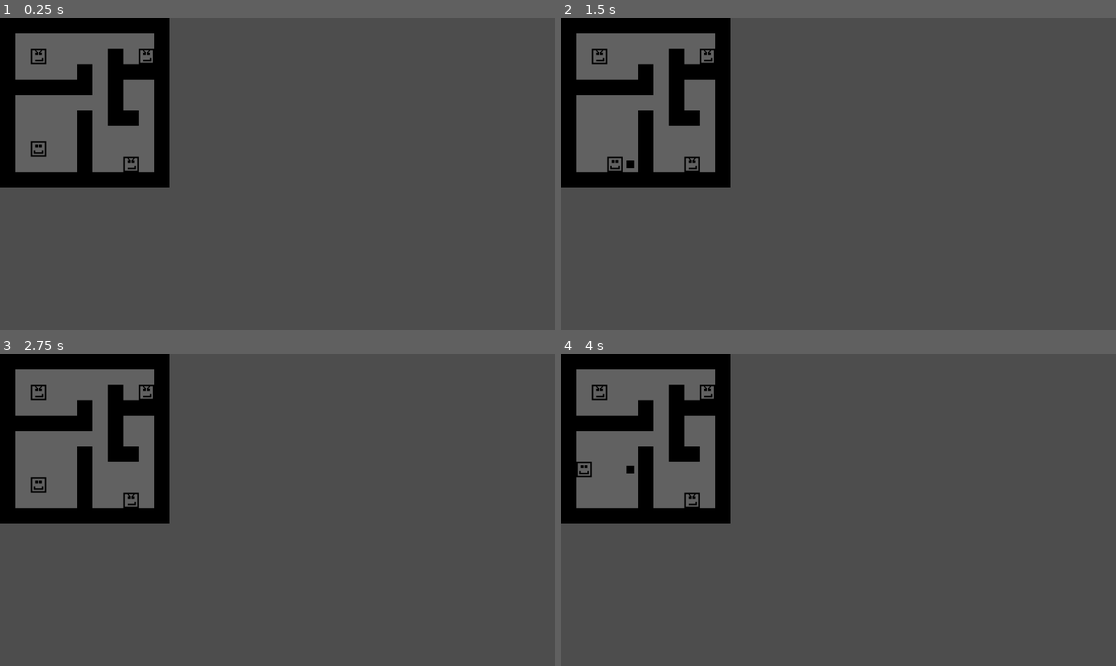
Above: before the commit, frames 1-4 (two rows, left to right).
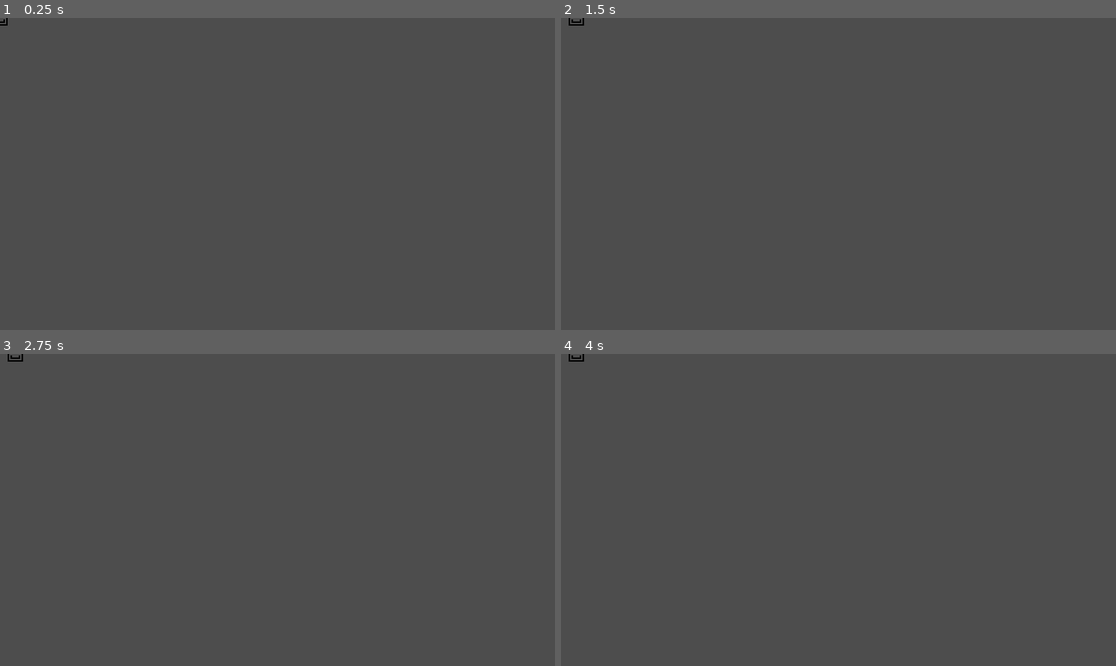
Above: after the commit, the same moments.

Repository: AT0M1X/TheHorseheadPact
Game: Godot game, scene res://scenes/main/Main.tscn
Same seed, same stepped clock (60 frames per second), same inputs: the game is played once before the commit and once after it.
Inputs:
- Up to frame 1 (0.25 s): no input
- Up to frame 2 (1.5 s): tap Enter at 0.5 s; hold D (move_right) 0.53-1.28 s; hold Space (shoot) 0.53-1.28 s; hold S (move_down) from 1.28 s (still down); tap Space (shoot) at 1.35 s
- Up to frame 3 (2.75 s): tap Enter at 2 s; release S (move_down) at 2.03 s; hold D (move_right) from 2.03 s (still down); hold Space (shoot) from 2.03 s (still down)
- Up to frame 4 (4 s): release D (move_right) at 2.78 s; release Space (shoot) at 2.78 s; hold W (move_up) 2.78-3.53 s; tap Space (shoot) at 2.85 s; tap Enter at 3.5 s; hold A (move_left) from 3.53 s (still down); hold Space (shoot) from 3.53 s (still down)

The runs differ from the first frame. In frame 1, 8.2% of the frame differs, in the area x 0-31%, y 0-55%; in frame 2, 8.2%; in frame 3, 8.2%; in frame 4, 8.2%.
Error after the commit: Parse Error: Identifier "deal_turn_modifier" not declared in the current scope. (res://autoload/TurnManager.gd:80)

Commit message:
new deal manager

Diff:
--- /dev/null
+++ b/autoload/DealManager.gd
@@ -0,0 +1,53 @@
+extends Node
+
+var dealList = ["All shoot", "move down", "move up"]
+var dealToPick = 0
+var deal_turn_modifier = 5
+var dealAccepted = false
+var currentDeal
+
+var nextForcedTurn
+
+signal dealEventHappened
+signal forcedTurnHappened
+signal dealEventAccepted
+signal dealEventDeclined
+signal deal
+
+func _ready():
+	TurnManager.dealTurnHappened.connect(pick_deal)
+
+func pick_deal ():
+	currentDeal = dealList[dealToPick]
+	dealToPick =+ 1
+	reset_deals()
+
+func reset_deals ():
+	if(dealToPick == dealList.length):
+		dealToPick = 0
+
+func do_deal_event_turn(turn_number):
+	if (!dealAccepted && (turn_number % deal_turn_modifier + randi_range(-2,2) == 0)):
+		dealEventHappened.emit()
+		pick_deal()
+		return true
+	else:
+		false
+
+func do_forced_turn(turn_number):
+	if (turn_number == nextForcedTurn):
+		deal.emit(currentDeal)
+		forcedTurnHappened.emit()
+		dealAccepted = false
+		return true
+	else:
+		return false
+
+func deal_accepted():
+	dealAccepted = true
+	nextForcedTurn = TurnManager.current_turn + randi_range(2,5)
+	dealEventAccepted.emit()
+
+func deal_declined():
+	dealAccepted = false
+	dealEventDeclined.emit()
--- a/autoload/TurnManager.gd
+++ b/autoload/TurnManager.gd
@@ -5,13 +5,9 @@
 var bullets := []
 var state := "player" # "player" or "enemies"
 var game_over := false
-var current_turn = 0
-var deal_turn_modifier = 5
+var current_turn = 5
 
-var unused_deal_list := []
-var used_deal_list := []
-
-signal deal_turn_happened
+signal dealTurnHappened
 
 func reset():
 	enemies.clear()
@@ -30,6 +26,13 @@
 func on_player_end_turn():
 	if game_over:
 		return
+
+	if(state == "player"):
+		state = "enemies"
+
+		next_turn()
+		process_bullets()
+		process_enemies()
 
 	# Let player update before next entity turn
 	await get_tree().physics_frame
@@ -69,16 +72,10 @@
 func process_deal_turn():
 	state = "deal"
 	print("horse")
-	emit_signal("deal_turn_happened")
+	dealTurnHappened.emit()
 	state = "enemy"
 
 func next_turn():
 	current_turn += 1
 	if (current_turn % (deal_turn_modifier + randi_range(-2,2)) == 0):
 		process_deal_turn()
-
-func pick_deal ():
-	return
-
-func reset_deals ():
-	return
--- a/project.godot
+++ b/project.godot
@@ -19,6 +19,7 @@
 
 TurnManager="*res://autoload/TurnManager.gd"
 Settings="*res://autoload/Settings.gd"
+DealManager="*res://autoload/DealManager.gd"
 
 [global_group]
 
--- a/scripts/actors/Enemy.gd
+++ b/scripts/actors/Enemy.gd
@@ -8,6 +8,7 @@
 
 func _ready():
 	TurnManager.register_enemy(self)
+	DealManager.deal.connect(shoot_at_player(1,1))
 
 func take_turn():
 	var player = TurnManager.player
Not shown, added: autoload/DealManager.gd.uid
